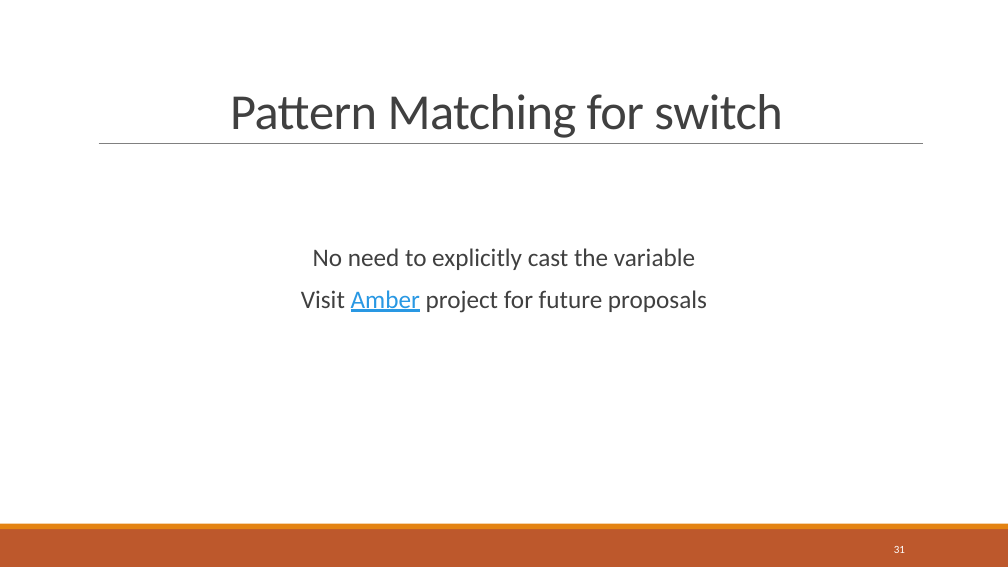
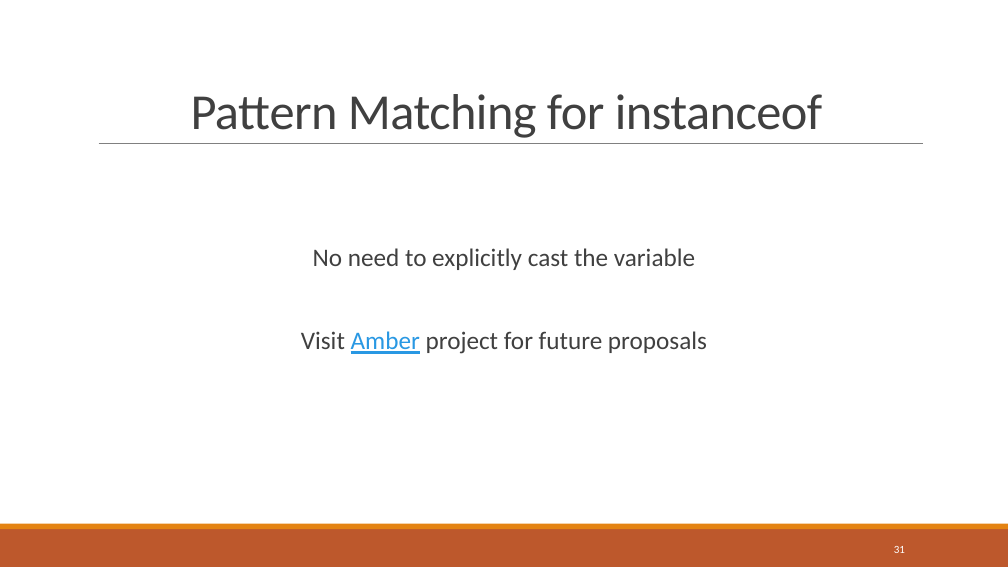
Before and after one commit to bnau/java-11-17, a slide deck: slide 31 of java-11-17.pptx. Drawn at 1008x567 pixels with LibreOffice and Linux fonts; fonts in the diff are those of the drawing; background and template pictures are left out. Boxes give left, top, right and bottom in pixels: in the first picture for what was removed or moved away, otherwise in the second. Text is boxed around its words. In the diff, an @@ line names an element or a change of style, - is before the commit and + after.

```diff
--- a/java-11-17.pptx
+++ b/java-11-17.pptx
@@ title at [191,94,823,138]: text changed @@
-Pattern Matching for switch
+Pattern Matching for instanceof
@@ text "No need to explicitly cast ..." rewrapped from [301,248,707,313] to [301,248,707,354] @@
```
Also in this commit, not shown: 9 other slides changed, 4 slides added, 8 other files.
